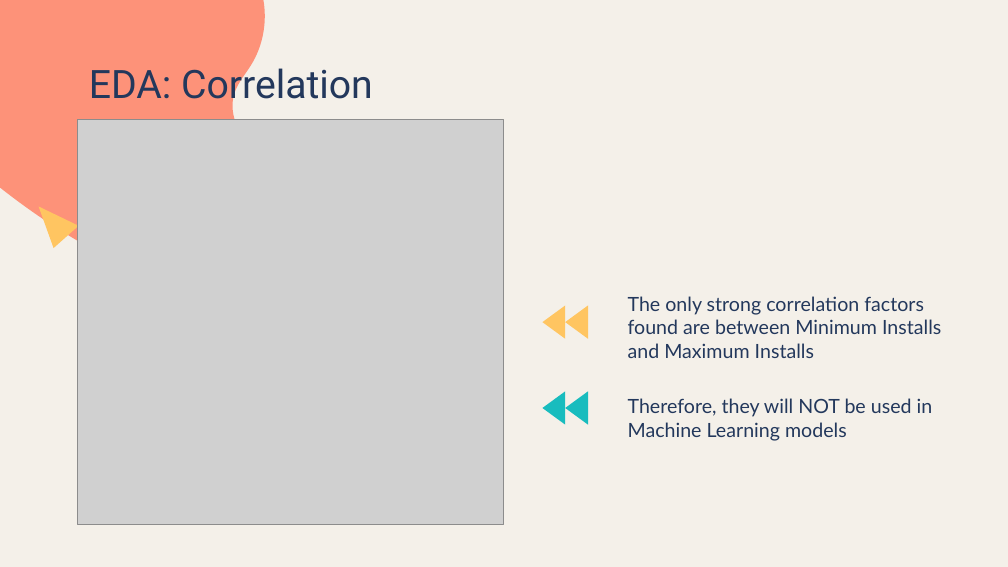
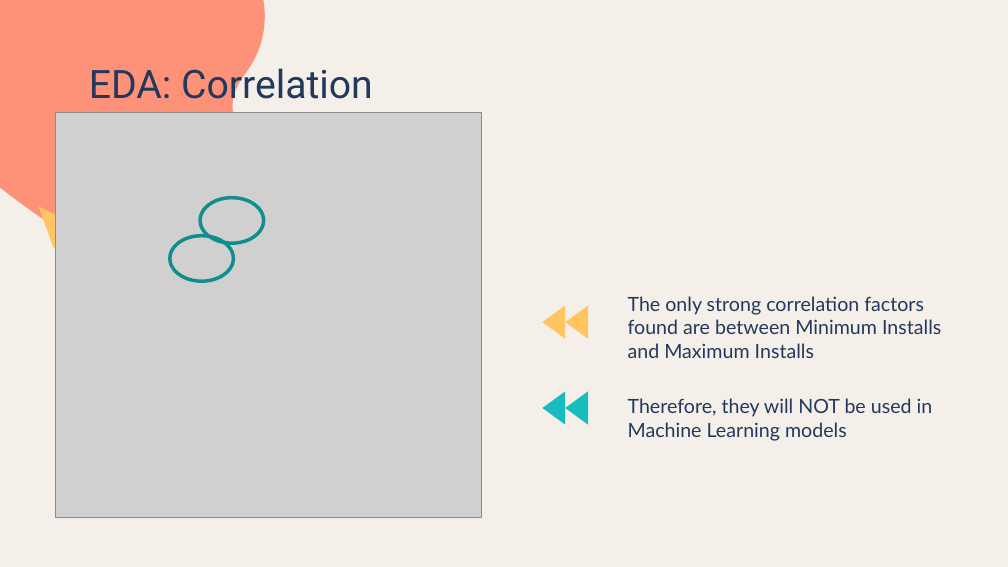
Before and after one commit to LiyanaRoslie/google-apps-ml, a slide deck: slide 7 of Final_Presentation.pptx (slide 6 before the commit). Drawn at 1008x567 pixels with LibreOffice and Linux fonts; fonts in the diff are those of the drawing; grey boxes stand for pictures. Boxes give left, top, right and bottom in pixels: in the first picture for what was removed or moved away, otherwise in the second. Text is boxed around its words. In the diff, an @@ line names an element or a change of style, - is before the commit and + after.

```diff
--- a/Final_Presentation.pptx
+++ b/Final_Presentation.pptx
@@ picture: place and size @@
-picture at box(78, 120, 504, 525)
+picture at box(55, 113, 482, 518)
@@ ellipse added at box(201, 198, 264, 243), outline #128D8E 2.5 pt @@
@@ ellipse added at box(169, 236, 233, 281), outline #128D8E 2.5 pt @@
```
Also in this commit, not shown: 11 other slides changed, 2 slides added.
